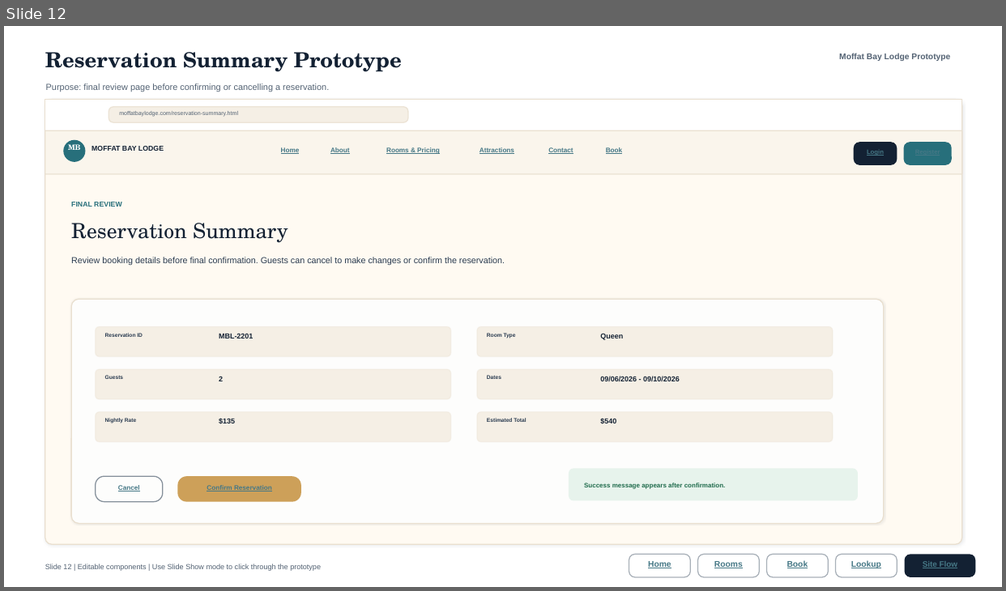
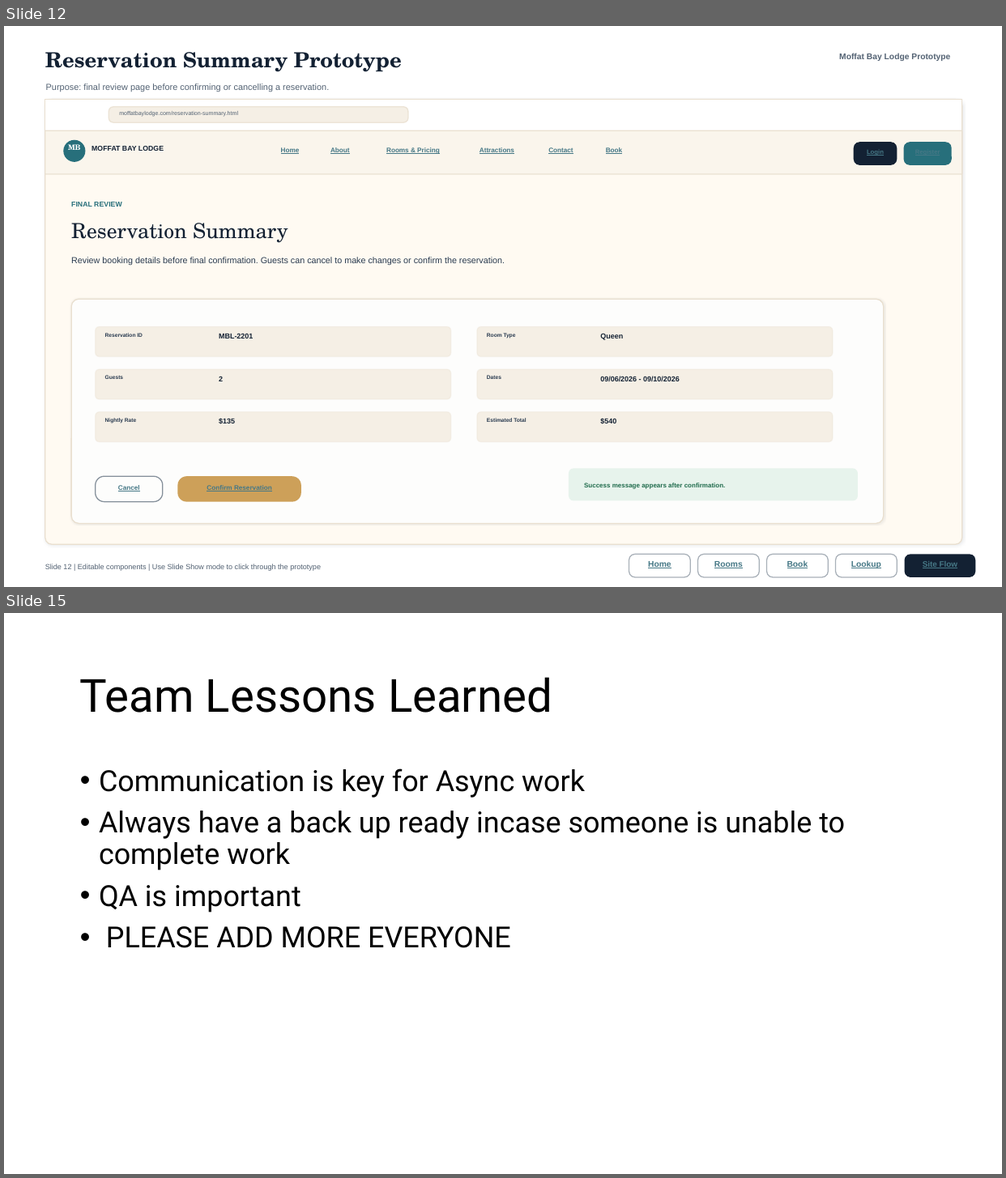
Before and after one commit to Hydroplane72/Moffat-Bay, a slide deck: docs/Prototype.pptx. Shown one above the other, each under a label of ours: slide 12 before the commit, slides 12 and 15 after it; the slides between them are not shown. The pictures are 1006x591 and 1006x1178 pixels, drawn with LibreOffice and Linux fonts; fonts in the diff are those of the drawing. Boxes give left, top, right and bottom in pixels: in the first picture for what was removed or moved away, otherwise in the second. Text is boxed around its words. In the diff, an @@ line names an element or a change of style, - is before the commit and + after.

```diff
--- a/docs/Prototype.pptx
+++ b/docs/Prototype.pptx
@@ slide 15 added at (4, 613, 1002, 1174), background #FFFFFF @@
@@ title added at (80, 677, 552, 713), 44 pt, text #000000 @@
+Team Lessons Learned
@@ text added at (99, 769, 845, 948), 28 pt, text #000000 @@
+• Communication is key for Async work
+• Always have a back up ready incase someone is unable to complete work
+• QA is important
+• PLEASE ADD MORE EVERYONE
```
Also in this commit, not shown: 2 other slides added, 3 other files.
